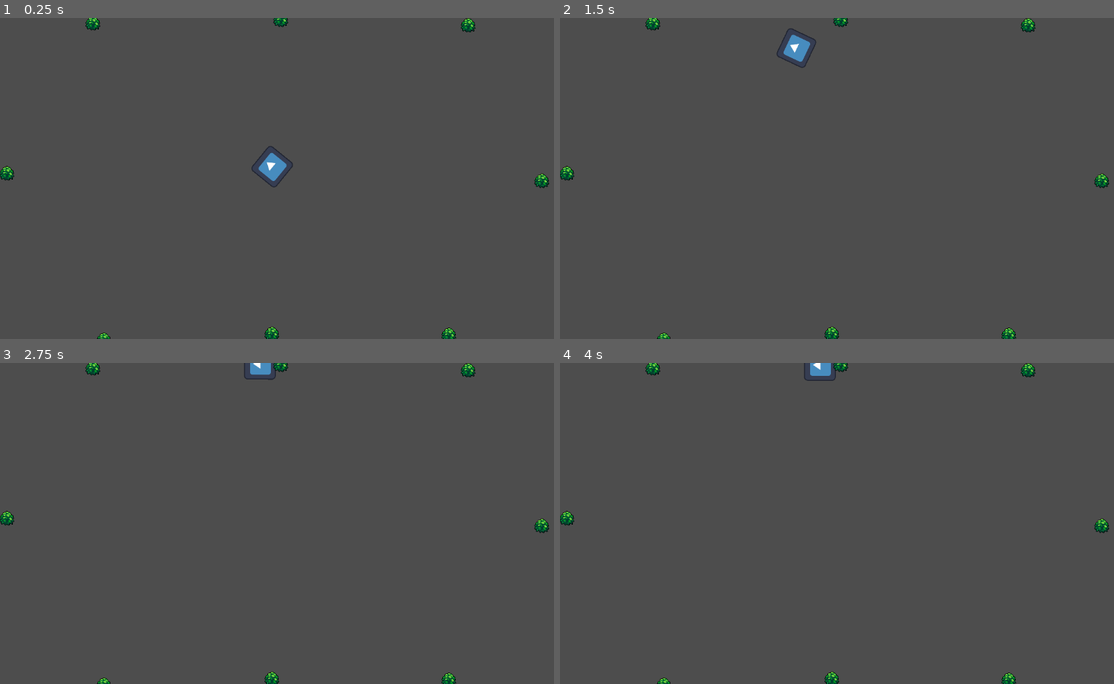
Above: before the commit, frames 1-4 (two rows, left to right).
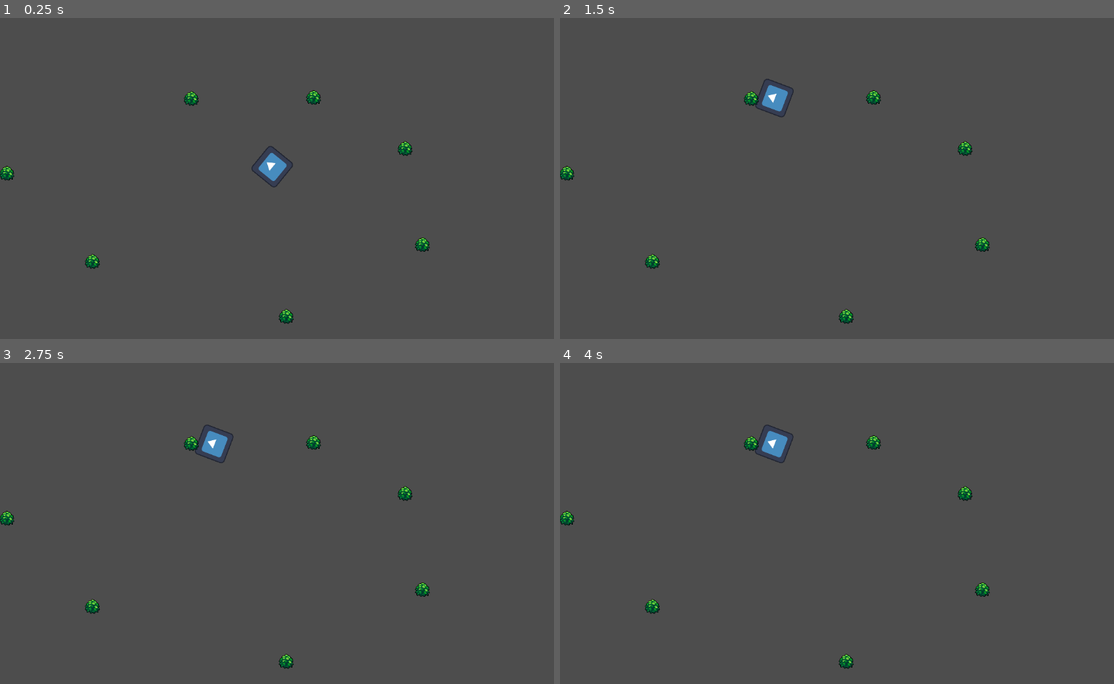
Above: after the commit, the same moments.

Repository: OscarPindaro/Cellomaton
Game: Godot game, scene res://scenes/main.tscn
Two runs of this game, one before a commit and one after it. Both use one fixed random seed, a clock stepped at 60 frames per second and the inputs below. The project has no main scene, so this scene is started directly. The engine's default icon, where the game draws it, is replaced by a stand-in: a white triangle on a blue panel in a dark square.
Inputs (mouse positions are in pixels of both pictures, inside the frame that each line leads up to):
- Up to frame 1 (0.25 s): no input
- Up to frame 2 (1.5 s): move the mouse to (969, 162) at 0.52 s; move the mouse to (731, 194) at 1.27 s
- Up to frame 3 (2.75 s): move the mouse to (343, 452) at 2.02 s
- Up to frame 4 (4 s): tap Enter at 2.75 s; move the mouse to (820, 587) at 2.77 s; tap Space at 3.5 s; move the mouse to (1019, 571) at 3.52 s

The runs differ from the first frame. In frame 1, 1.0% of the frame differs, in the area x 15-100%, y 0-100%; in frame 2, 1.7%; in frame 3, 1.6%; in frame 4, 1.6%.

Commit message:
The new changes work in the main scene

Diff:
--- a/scenes/main.tscn
+++ b/scenes/main.tscn
@@ -19,29 +19,25 @@
 collision_layer = 2
 
 [node name="bush2" parent="." instance=ExtResource("3_6e4so")]
-position = Vector2(547, 638)
+position = Vector2(850, 458)
 collision_layer = 2
 
 [node name="bush3" parent="." instance=ExtResource("3_6e4so")]
-position = Vector2(1090, 329)
+position = Vector2(576, 603)
 collision_layer = 2
 
 [node name="bush4" parent="." instance=ExtResource("3_6e4so")]
-position = Vector2(565, 4)
+position = Vector2(186, 492)
 collision_layer = 2
 
 [node name="bush5" parent="." instance=ExtResource("3_6e4so")]
-position = Vector2(209, 650)
+position = Vector2(815, 264)
 collision_layer = 2
 
 [node name="bush6" parent="." instance=ExtResource("3_6e4so")]
-position = Vector2(942, 15)
-collision_layer = 2
-
-[node name="bush8" parent="." instance=ExtResource("3_6e4so")]
-position = Vector2(903, 640)
+position = Vector2(631, 161)
 collision_layer = 2
 
 [node name="bush7" parent="." instance=ExtResource("3_6e4so")]
-position = Vector2(187, 11)
+position = Vector2(385, 163)
 collision_layer = 2
